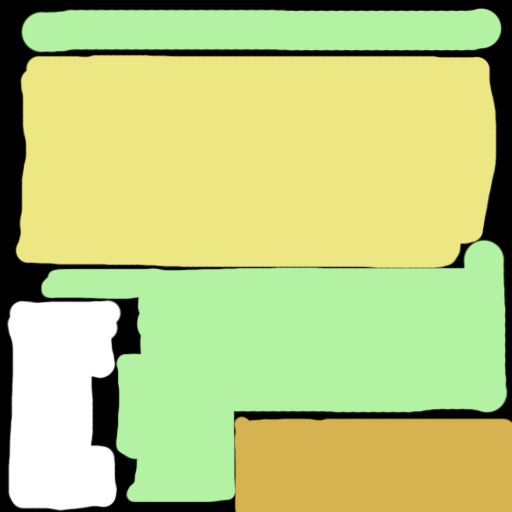
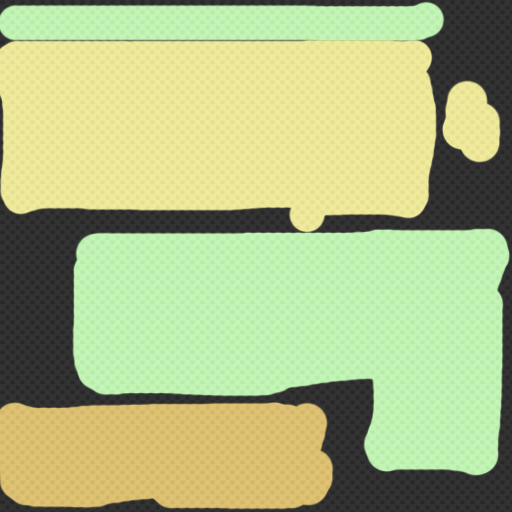
Revision of a layered w=512, h=512 image; what changed, layer by layer:
added layer "Layer 3" (20%) above "Layer 2" over [0, 0, 512, 512]
added layer "Layer 2" above "Layer 1" over [0, 1, 511, 511]
renamed "Layer 2" to "Layer 1", blend normal → difference, painted on it over [0, 0, 512, 512]
removed layer "Layer 1" (was difference) over [0, 0, 512, 512]
painted on "Layer 0" over [14, 13, 501, 510]
